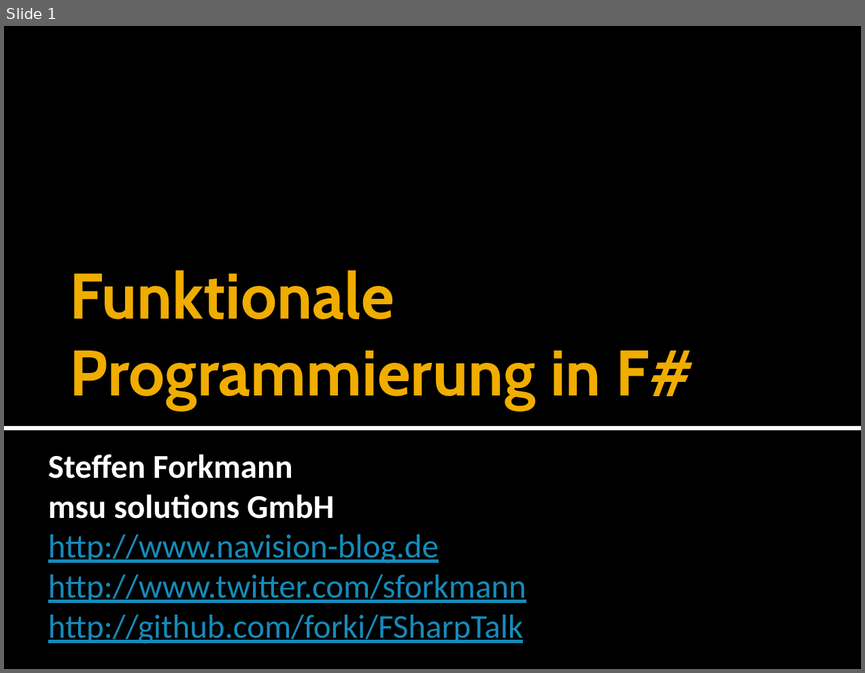
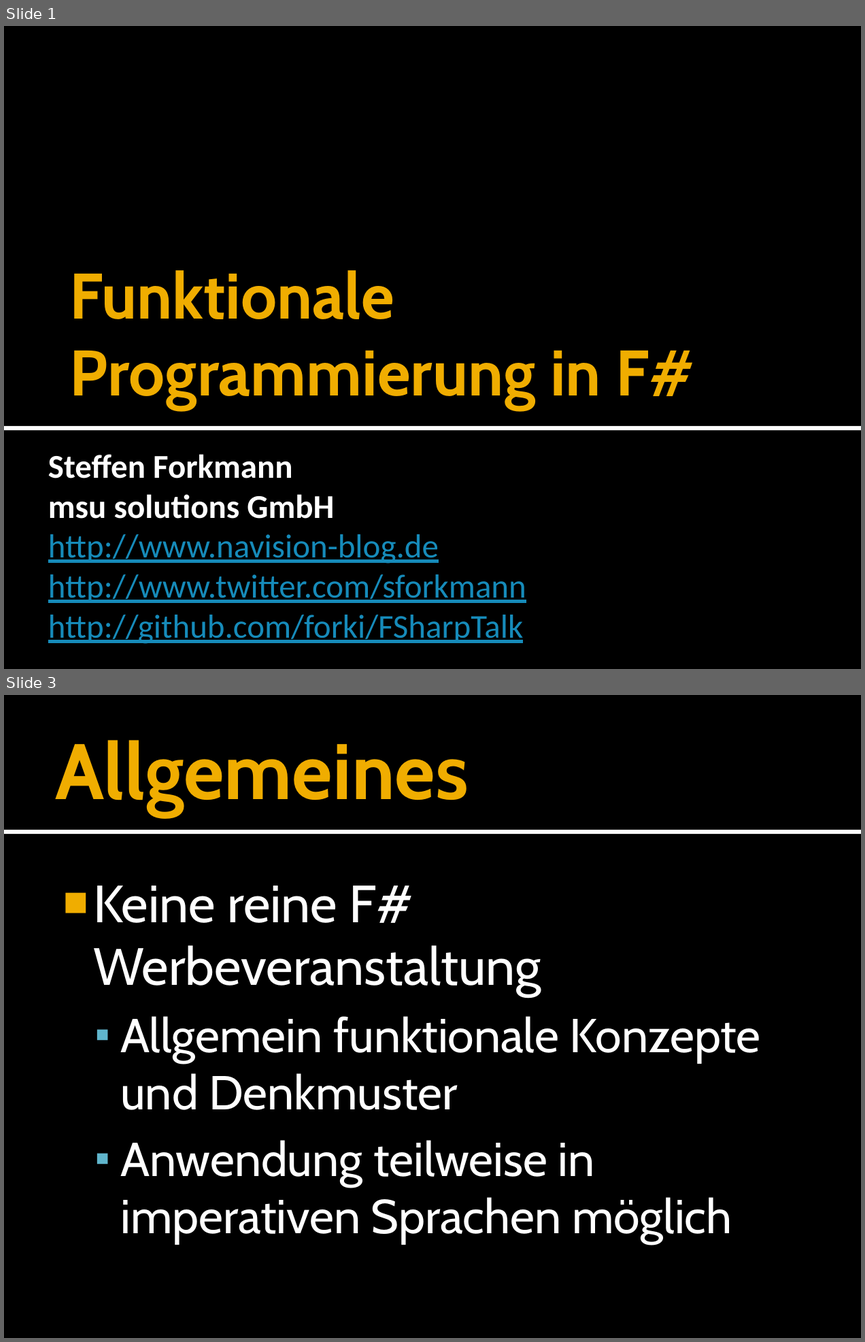
Before and after one commit to forki/FSharpTalk, a slide deck: IntroductionToFSharp.pptx. Shown one above the other, each under a label of ours: slide 1 before the commit, slides 1 and 3 after it; the slides between them are not shown. The pictures are 865x673 and 865x1342 pixels, drawn with LibreOffice and Linux fonts; fonts in the diff are those of the drawing. Boxes give left, top, right and bottom in pixels: in the first picture for what was removed or moved away, otherwise in the second. Text is boxed around its words. In the diff, an @@ line names an element or a change of style, - is before the commit and + after.

```diff
--- a/IntroductionToFSharp.pptx
+++ b/IntroductionToFSharp.pptx
@@ slide 3 added at (4,695,861,1338), background #000000; not listed: 2 template elements that a slide beside it also shows @@
@@ title added at (56,740,469,816), 66 pt, text #F0AD00, bold @@
+Allgemeines
@@ text added at (93,885,761,1244), 40 pt, text #FFFFFF @@
+■ Keine reine F# Werbeveranstaltung
+  ▪ Allgemein funktionale Konzepte und Denkmuster
+  ▪ Anwendung teilweise in imperativen Sprachen möglich
```
Also in this commit, not shown: 2 slides changed, 3 other slides added, 1 other file.
